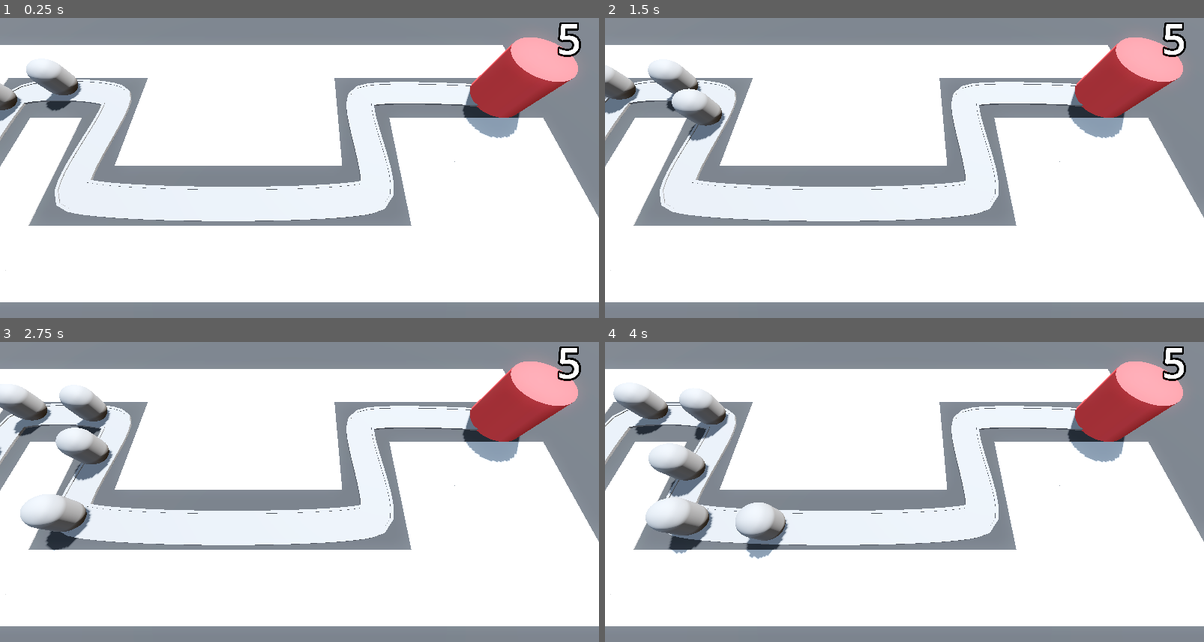
Above: before the commit, frames 1-4 (two rows, left to right).
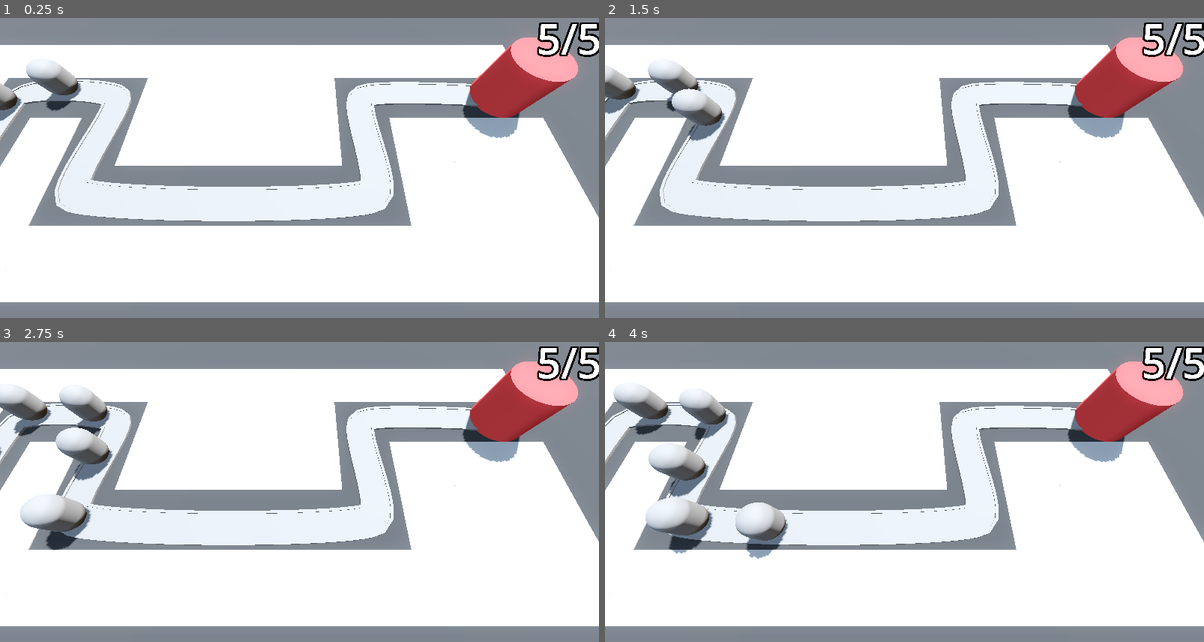
Above: after the commit, the same moments.

Repository: cosmo-the-deer/Barbarian-Blaster
Game: Godot game, scene res://BaseLevel.tscn
Two runs of this game, one before a commit and one after it. Both use one fixed random seed, a clock stepped at 60 frames per second and the inputs below.
Inputs (mouse positions are in pixels of both pictures, inside the frame that each line leads up to):
- Up to frame 1 (0.25 s): no input
- Up to frame 2 (1.5 s): move the mouse to (1036, 132) at 0.52 s; move the mouse to (784, 165) at 1.27 s
- Up to frame 3 (2.75 s): move the mouse to (359, 399) at 2.02 s
- Up to frame 4 (4 s): move the mouse to (874, 540) at 2.77 s; move the mouse to (1084, 525) at 3.52 s

The runs differ from the first frame. In frame 1, 0.9% of the frame differs, in the area x 89-100%, y 1-13%; in frame 2, 0.9%; in frame 3, 0.9%; in frame 4, 0.9%.

Commit message:
learned how to use raycast

Diff:
--- a/BaseLevel.tscn
+++ b/BaseLevel.tscn
@@ -1,5 +1,6 @@
-[gd_scene load_steps=9 format=3 uid="uid://cshy5hwwjb5uo"]
+[gd_scene load_steps=10 format=3 uid="uid://cshy5hwwjb5uo"]
 
+[ext_resource type="PackedScene" uid="uid://buitk7kbuq4l0" path="res://RayPickerCamera/ray_picker_camera.tscn" id="1_knq2t"]
 [ext_resource type="MeshLibrary" uid="uid://pvar3xuw7aos" path="res://MeshLibraries/SpaceLibary.tres" id="1_lvb7b"]
 [ext_resource type="PackedScene" uid="uid://d2ysy2j5t7sdf" path="res://Enemy/enemy.tscn" id="2_5x8ra"]
 [ext_resource type="PackedScene" uid="uid://dn6xye7s7s1jp" path="res://base/base.tscn" id="3_o2j4u"]
@@ -41,7 +42,7 @@
 size = Vector3(100, 2, 100)
 material = SubResource("StandardMaterial3D_lvb7b")
 
-[node name="Camera3D" type="Camera3D" parent="."]
+[node name="RayPickerCamera" parent="." instance=ExtResource("1_knq2t")]
 transform = Transform3D(1, 0, 0, 0, 0.422618, 0.906308, 0, -0.906308, 0.422618, 5, 14.5, 9.5)
 
 [node name="GridMap" type="GridMap" parent="."]
--- /dev/null
+++ b/RayPickerCamera/ray_picker_camera.gd
@@ -0,0 +1,12 @@
+extends Camera3D
+
+@onready var ray_cast_3d: RayCast3D = $RayCast3D
+
+
+
+# Called every frame. 'delta' is the elapsed time since the previous frame.
+func _process(delta: float) -> void:
+	var mouse_position: Vector2 = get_viewport().get_mouse_position()
+	ray_cast_3d.target_position = project_local_ray_normal(mouse_position) * 100.0
+	ray_cast_3d.force_raycast_update()
+	printt(ray_cast_3d.get_collider(), ray_cast_3d.get_collision_point())
--- /dev/null
+++ b/RayPickerCamera/ray_picker_camera.tscn
@@ -0,0 +1,10 @@
+[gd_scene load_steps=2 format=3 uid="uid://buitk7kbuq4l0"]
+
+[ext_resource type="Script" uid="uid://bfqauxtqcagco" path="res://RayPickerCamera/ray_picker_camera.gd" id="1_4x8xm"]
+
+[node name="RayPickerCamera" type="Camera3D"]
+transform = Transform3D(1, 0, 0, 0, 0.422618, 0.906308, 0, -0.906308, 0.422618, 0, 0, 0)
+script = ExtResource("1_4x8xm")
+
+[node name="RayCast3D" type="RayCast3D" parent="."]
+target_position = Vector3(0, 0, -2)
--- a/base/base.gd
+++ b/base/base.gd
@@ -6,7 +6,11 @@
 	set(health_in):
 		current_health = health_in
 		print("Health was changed")
-		label_3d.text = str(current_health)
+		label_3d.text = str(current_health) + "/" + str(max_health)
+		var red: Color = Color.RED
+		var white: Color = Color.WHITE
+		label_3d.modulate = red.lerp(white, float(current_health) / float(max_health))
+
 		if current_health < 1:
 			get_tree().reload_current_scene()
 
Not shown, added: RayPickerCamera/ray_picker_camera.gd.uid
